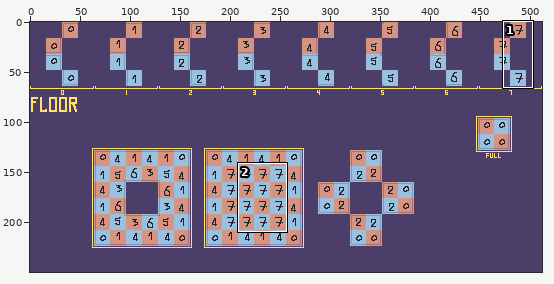
Pixel-art file, stored at src/Арт-Дизайн/Шаблоны/Floor.aseprite. The picture above shows the old version from afar; the outline marks the close-up.
Close-up. First the earlier version:
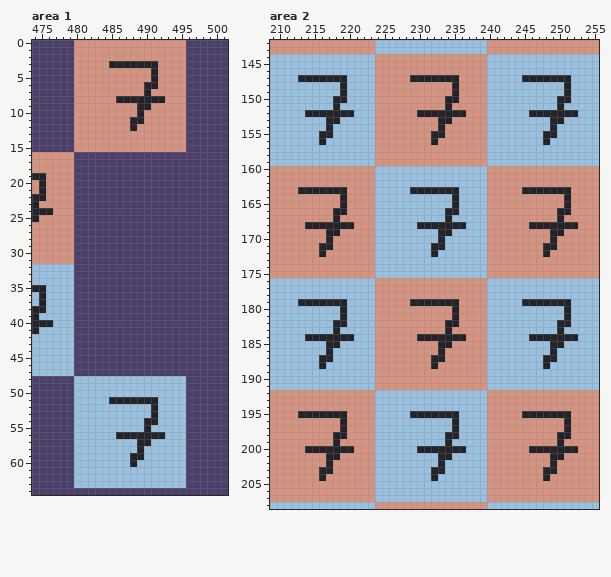
512x250 pixels, 1 frame. Shown: area 1: x 474..501, y 0..64; area 2: x 209..255, y 142..208.
After the commit:
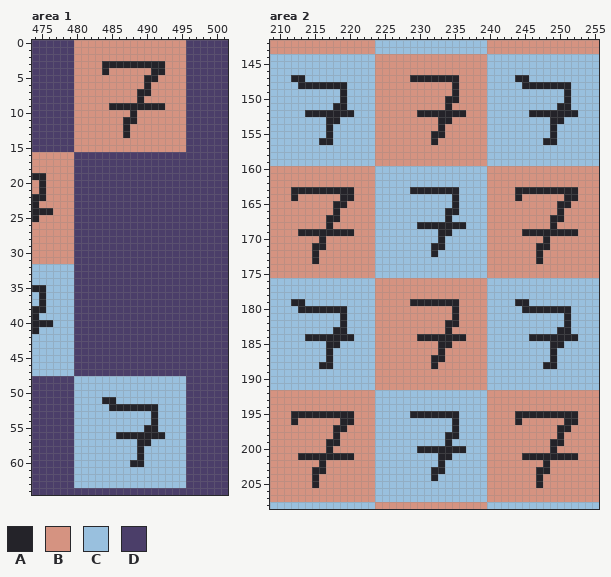
Palette (. is transparent): A #242329  B #d59381  C #99c0de  D #4b3e69
Change:
Area 1, layer "Tilemap":
The author changed colour B to colour A in rows 3 to 4 at x 484 and 492; in row 5 at x 490; in row 7 at x 489; in row 9 at x 485 to 488 and 491 to 492; in row 10 at x 488; in rows 11 to 13 at x 487.
The author changed colour C to colour A in row 51 at x 484; in row 52 at x 485 to 490; in row 55 at x 491; in row 60 at x 489.
The author changed colour A to colour B in row 6 at x 491; in row 8 at x 486 to 488 and 490 to 492; in rows 10 to 11 at x 489; in row 12 at x 488.
The author changed colour A to colour C in row 51 at x 486 to 491; in row 54 at x 490; in row 59 at x 488.
Area 2, layer "Tilemap":
The author changed colour B to colour A in rows 163 to 164 at x 212, 220, 244 and 252; in row 165 at x 218 and 250; in row 167 at x 217 and 249; in row 169 at x 213 to 216, 219 to 220, 245 to 248 and 251 to 252; in row 170 at x 216 and 248; in rows 171 to 173 at x 215 and 247.
The author changed colour B to colour A in rows 195 to 196 at x 212, 220, 244 and 252; in row 197 at x 218 and 250; in row 199 at x 217 and 249; in row 201 at x 213 to 216, 219 to 220, 245 to 248 and 251 to 252; in row 202 at x 216 and 248; in rows 203 to 205 at x 215 and 247.
The author changed colour C to colour A in row 147 at x 212 and 244; in row 148 at x 213 to 218 and 245 to 250; in row 151 at x 219 and 251; in row 156 at x 217 and 249; in row 179 at x 212 and 244; in row 180 at x 213 to 218 and 245 to 250.
The author changed colour C to colour A in row 183 at x 219 and 251; in row 188 at x 217 and 249.
The author changed colour A to colour B in row 166 at x 219 and 251; in row 168 at x 214 to 216, 218 to 220, 246 to 248 and 250 to 252; in rows 170 to 171 at x 217 and 249; in row 172 at x 216 and 248; in row 198 at x 219 and 251; in row 200 at x 214 to 216, 218 to 220, 246 to 248 and 250 to 252.
The author changed colour A to colour B in rows 202 to 203 at x 217 and 249; in row 204 at x 216 and 248.
The author changed colour A to colour C in row 147 at x 214 to 219 and 246 to 251; in row 150 at x 218 and 250; in row 155 at x 216 and 248; in row 179 at x 214 to 219 and 246 to 251; in row 182 at x 218 and 250; in row 187 at x 216 and 248.
